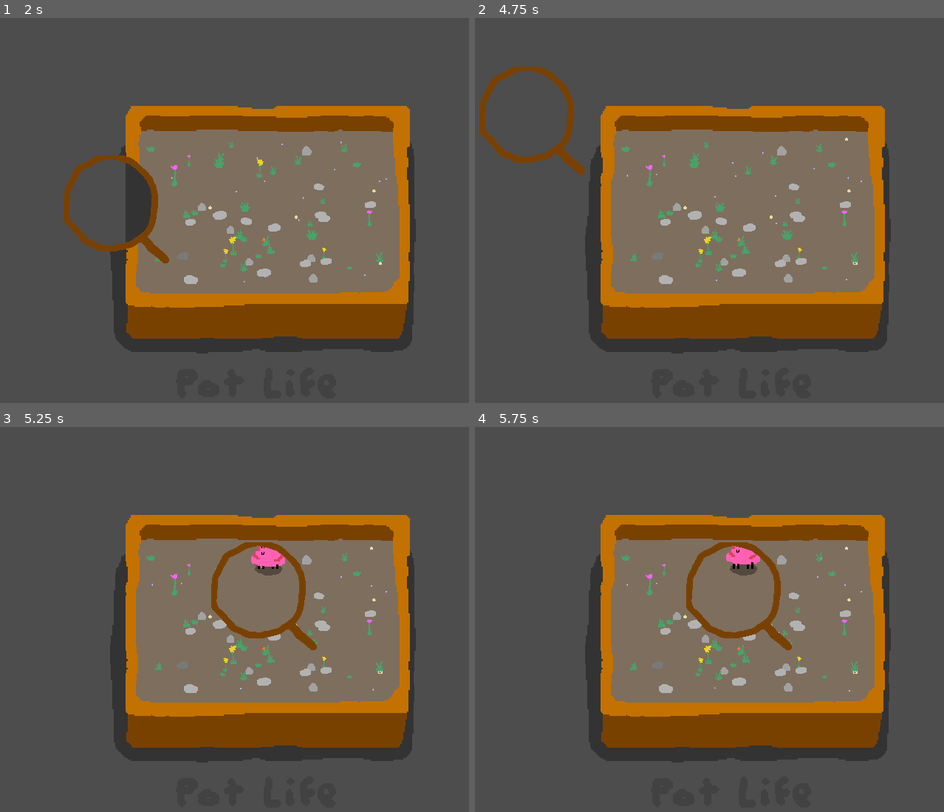
Above: before the commit, frames 1-4 (two rows, left to right).
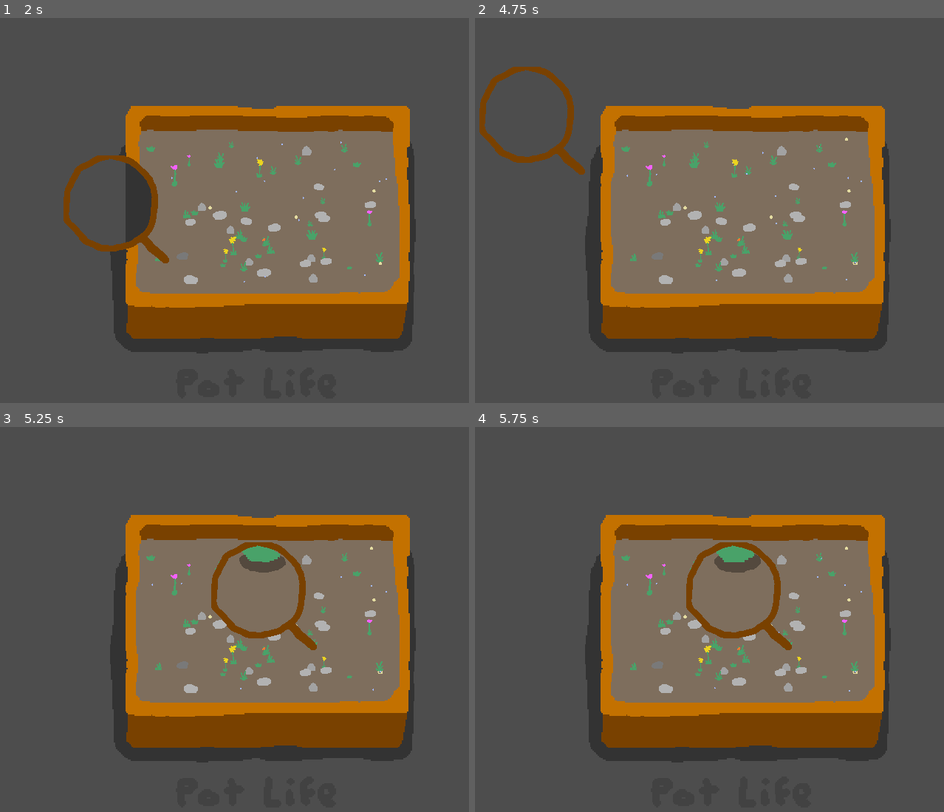
Above: after the commit, the same moments.

Repository: martindzejky/pot-life
Game: Godot game, scene res://main.tscn
Same seed, same stepped clock (60 frames per second), same inputs: the game is played once before the commit and once after it. Sound files missing from this copy of the repository are replaced by a short silence.
Inputs (mouse positions are in pixels of both pictures, inside the frame that each line leads up to):
- Up to frame 1 (2 s): tap Enter at 0.5 s; move the mouse to (398, 198) at 0.52 s; press the mouse at (398, 198) at 0.53 s; move the mouse to (150, 245) at 1.27 s; release the mouse at (150, 245) at 1.28 s; click (150, 245) at 1.35 s
- Up to frame 2 (4.75 s): tap Space at 2, 3.5 s; move the mouse to (803, 125) at 2.02 s; press the mouse at (803, 125) at 2.03 s; tap Enter at 2.75 s; move the mouse to (714, 310) at 2.77 s; release the mouse at (714, 310) at 2.78 s; click (714, 310) at 2.85 s; move the mouse to (920, 287) at 3.52 s; press the mouse at (920, 287) at 3.53 s; move the mouse to (564, 156) at 4.27 s; release the mouse at (564, 156) at 4.28 s; click (564, 156) at 4.35 s
- Up to frame 3 (5.25 s): tap Enter at 5 s; move the mouse to (295, 631) at 5.02 s; press the mouse at (295, 631) at 5.03 s
- Up to frame 4 (5.75 s): no input

Frame 1 is identical in both runs. In frame 2, less than 0.1% of the frame differs, in the area x 54-59%, y 36-42%; in frame 3, 0.5%, in the area x 51-61%, y 30-39%; in frame 4, 0.5%.

Commit message:
make creatures pick one of 3 closest targets

Diff:
--- a/objects/creature.gd
+++ b/objects/creature.gd
@@ -57,6 +57,41 @@
     sound.global_position = global_position
     sound.play()
     # should self-destruct once done playing
+
+func pickOneOfNClosest(targets: Array[Node], n: int) -> Node2D:
+
+    if targets.size() <= 0:
+        return null
+    if targets.size() <= n:
+        return targets.pick_random()
+
+    # array of [Node2D, float]
+    var closest = []
+
+    for t in targets:
+
+        if t is not Node2D:
+            continue
+
+        var distance := global_position.distance_squared_to(t.global_position)
+
+        if closest.size() < n:
+            closest.append([t, distance])
+            continue
+
+        # find the furthest object and replace it if the new one is closer
+        var maxDistance := -INF
+        var maxIndex := 0
+
+        for i in range(closest.size()):
+            if closest[i][1] > maxDistance:
+                maxDistance = closest[i][1]
+                maxIndex = i
+
+        if distance < maxDistance:
+            closest[maxIndex] = [t, distance]
+
+    return closest.pick_random()[0]
 
 
 # idle
@@ -167,16 +202,7 @@
         switchState('idle')
         return
 
-    var closestTarget := targets[0] as Node2D
-    var closestDistance := closestTarget.global_position.distance_squared_to(global_position)
-
-    for t in targets:
-        var distance = t.global_position.distance_squared_to(global_position)
-        if distance < closestDistance:
-            closestDistance = distance
-            closestTarget = t
-
-    huntingTarget = closestTarget
+    huntingTarget = pickOneOfNClosest(targets, 3)
 
     $animation.play('walk')
     $"big/face-offset/face/sprite/animation".play('evil')
@@ -229,16 +255,8 @@
         switchState('idle')
         return
 
-    var closestTarget := targets[0] as Node2D
-    var closestDistance := closestTarget.global_position.distance_squared_to(global_position)
-
-    for t in targets:
-        var distance = t.global_position.distance_squared_to(global_position)
-        if distance < closestDistance:
-            closestDistance = distance
-            closestTarget = t
-
-    healingTarget = closestTarget
+    healingTarget = pickOneOfNClosest(targets, 3)
+
 
     $animation.play('walk')
     $"big/face-offset/face/sprite/animation".play('happy')
